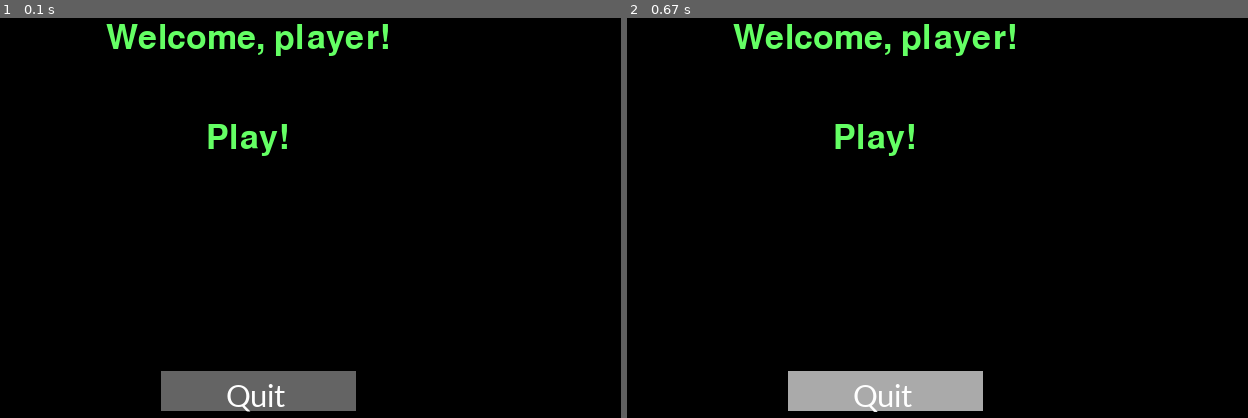
Above: before the commit, frames 1-2 (left to right).
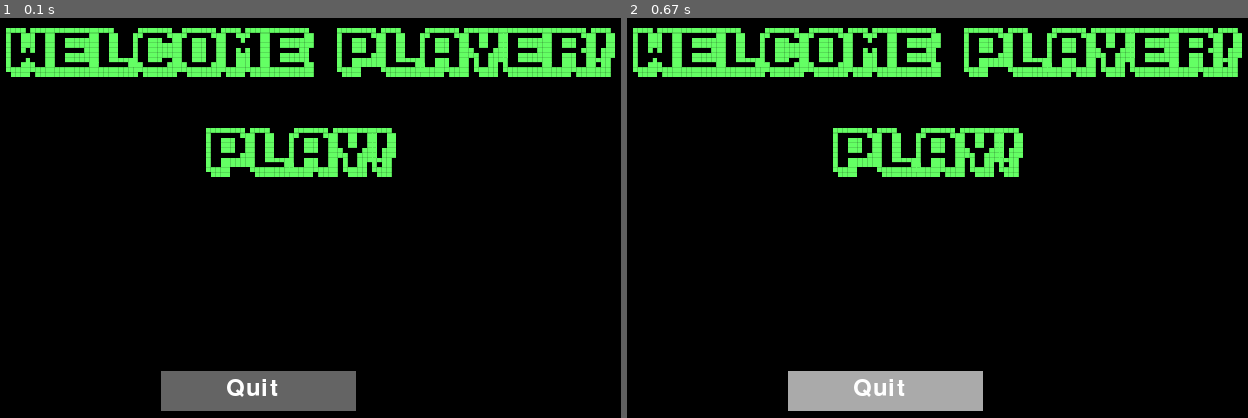
Above: after the commit, the same moments.

Repository: unmostal/pygameproj
Game: pygame game, started from main.py
Two runs of this game, one before a commit and one after it. Both use one fixed random seed, a clock stepped at 60 frames per second and the inputs below.
Inputs:
- Up to frame 1 (0.1 s): no input
- Up to frame 2 (0.67 s): click "Quit" at 0.38 s

The runs differ from the first frame. In frame 1, 10% of the frame differs, in the area x 0-100%, y 1-99%; in frame 2, 10%.

Commit message:
font commit

Diff:
--- a/main.py
+++ b/main.py
@@ -2,34 +2,35 @@
 
 
 def draw_play_button(screen):
-    font = pygame.font.Font(None, 50)
+    font = pygame.font.Font('ka1.ttf', 50)
     text = font.render("Play!", True, (100, 255, 100))
     text_x = 400
     text_y = 250
     screen.blit(text, (text_x, text_y))
 
+
 def draw_greetings(screen):
     screen.fill((0, 0, 0))
-    font = pygame.font.Font(None, 50)
+    font = pygame.font.Font('ka1.ttf', 50)
     text = font.render("Welcome, player!", True, (100, 255, 100))
-    text_x = 300
+    text_x = 200
     text_y = 150
     screen.blit(text, (text_x, text_y))
 
 
-def draw_button_quit_d(screen):
+def make_button_quit_d(screen):
     color_dark = (100, 100, 100)
     pygame.draw.rect(screen, color_dark, [width - 545, height - 200, 195, 40])
 
 
-def draw_button_quit_l(screen):
+def make_button_quit_l(screen):
     color_light = (170, 170, 170)
     pygame.draw.rect(screen, color_light, [width - 545, height - 200, 195, 40])
 
 
 if __name__ == '__main__':
     pygame.init()
-    smallfont = pygame.font.SysFont('Corbel', 35)
+    smallfont = pygame.font.SysFont('ka1.ttf', 35)
     text_quit = smallfont.render('Quit', True, (255, 255, 255))
     size = width, height = 900, 700
     screen = pygame.display.set_mode(size)
@@ -46,9 +47,9 @@
                     pygame.quit()
         mouse = pygame.mouse.get_pos()
         if width - 480 <= mouse[0] <= width - 480 + 140 and height - 195 <= mouse[1] <= height - 195 + 40:
-            draw_button_quit_l(screen)
+            make_button_quit_l(screen)
         else:
-            draw_button_quit_d(screen)
+            make_button_quit_d(screen)
         screen.blit(text_quit, (width - 480, height - 195))
         pygame.display.update()
     pygame.quit()
Binary file added: ka1.ttf
